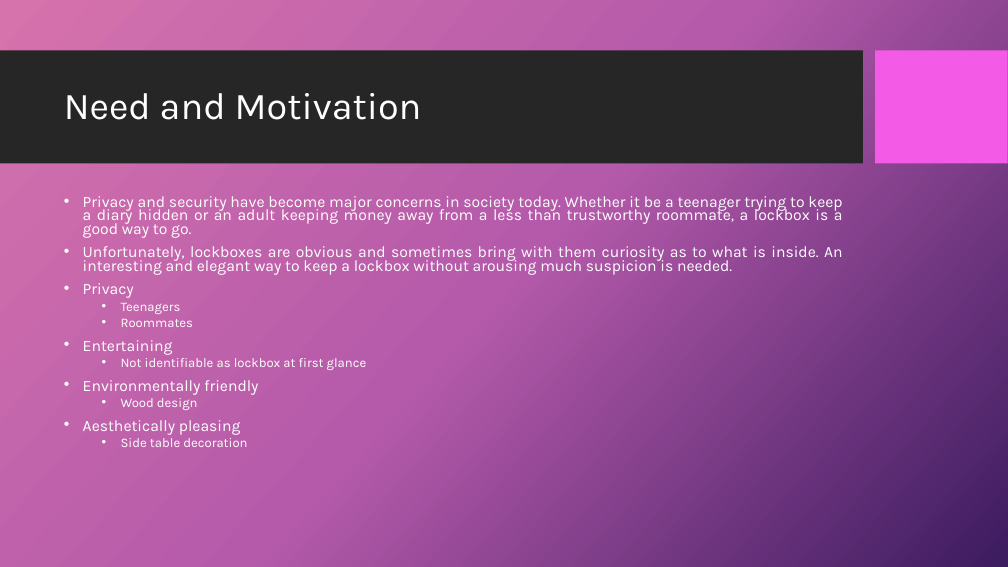
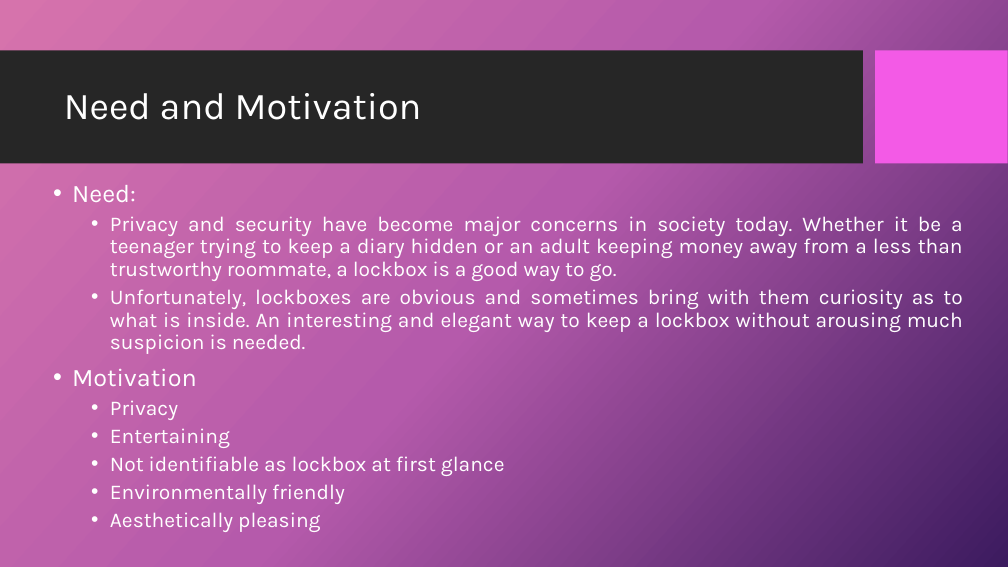
Before and after one commit to dandz12/ECE411-Practicum-Project, a slide deck: slide 2 of ECE411 - Final Presentation.pptx. Drawn at 1008x567 pixels with LibreOffice and Linux fonts; fonts in the diff are those of the drawing; background and template pictures are left out. Boxes give left, top, right and bottom in pixels: in the first picture for what was removed or moved away, otherwise in the second. Text is boxed around its words. In the diff, an @@ line names an element or a change of style, - is before the commit and + after.

```diff
--- a/ECE411 - Final Presentation.pptx
+++ b/ECE411 - Final Presentation.pptx
@@ text "Need:": place and size @@
-text "Need:" at box(83, 196, 843, 447)
+text "Need:" at box(72, 185, 963, 532)
@@ text at box(72, 185, 136, 202): paragraph added @@
+• Need:
@@ text at box(110, 216, 963, 532): size 15 to 20 pt in "Privacy and security have become major concerns ...", "Unfortunately, lockboxes are obvious and sometimes bring ...", "Privacy", "Entertaining" and 2 more places; size 12.5 to 20 pt in "Not identifiable as lockbox at first glance"; list level 1 to 2 in "Privacy and security have become ..."; line spacing 0.7 to 0.9; list level 1 to 2 in "Unfortunately, lockboxes are obvious and ..."; list level 1 to 2 in "Privacy"; list level 1 to 2 in "Entertaining"; list level 1 to 2 in "Environmentally friendly"; list level 1 to 2 in "Aesthetically pleasing" @@
@@ text at box(121, 303, 194, 327): paragraphs removed @@
-  • Teenagers
-  • Roommates
@@ text at box(72, 369, 197, 386): paragraph added @@
+• Motivation
@@ text at box(121, 398, 198, 410): paragraph removed @@
-  • Wood design
@@ text at box(121, 438, 247, 447): paragraph removed @@
-  • Side table decoration
```
Also in this commit, not shown: 13 other slides changed, 6 slides added, 5 slides removed, 1 other file.
